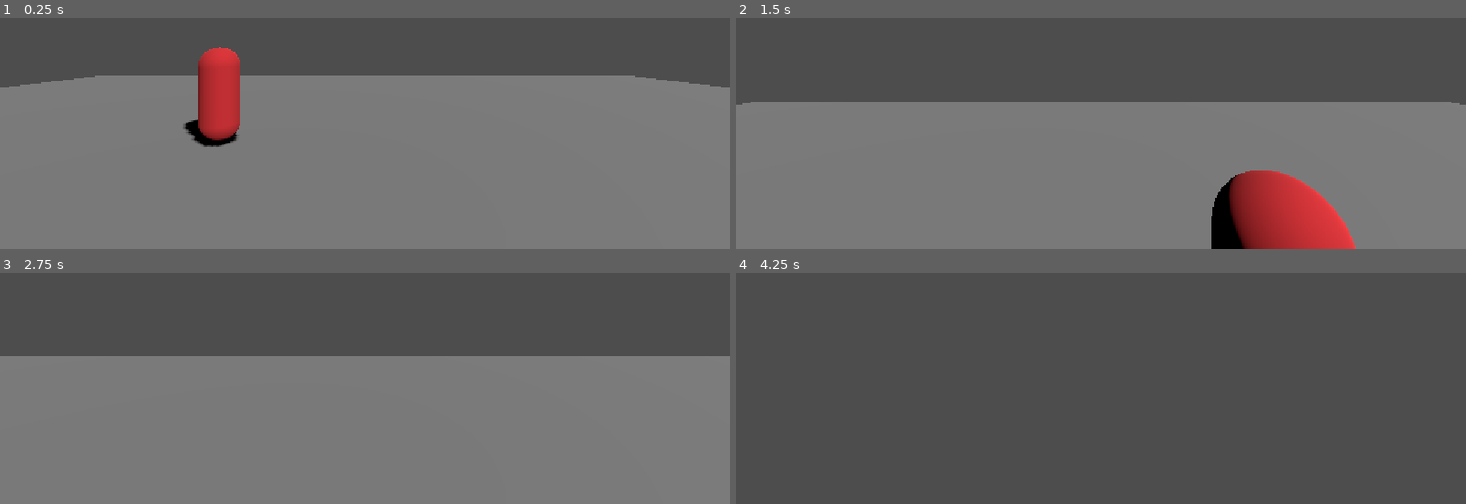
Above: before the commit, frames 1-4 (two rows, left to right).
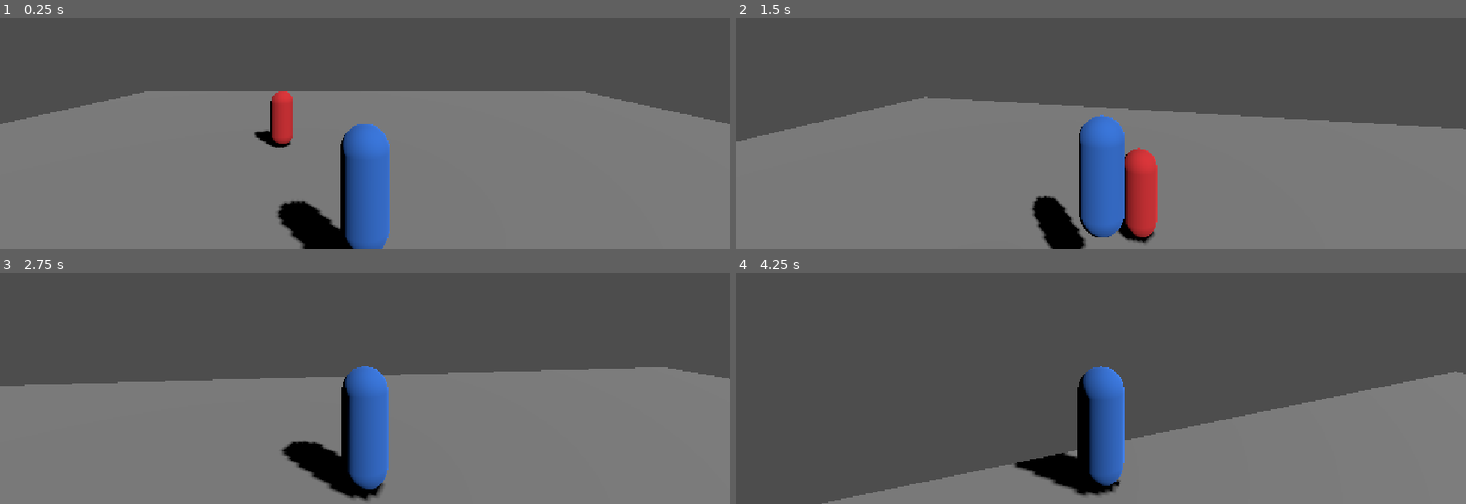
Above: after the commit, the same moments.

Repository: iandifilippo/Parcial-II-Desarrollo-de-videojuegos-2D-y-3D
Game: Godot game, scene res://Nivel.tscn
The game is run twice, just before and just after one commit, with the same random seed, the same clock (stepped at 60 frames per second) and the same inputs.
Inputs (mouse positions are in pixels of both pictures, inside the frame that each line leads up to):
- Up to frame 1 (0.25 s): no input
- Up to frame 2 (1.5 s): tap Enter (ui_accept) at 0.5 s; move the mouse to (1137, 41) at 0.52 s; hold E (accion) 0.53-1.28 s; hold W (move_up) from 0.53 s (still down); tap Space (saltar) at 0.77 s; move the mouse to (1064, 45) at 1.27 s; tap E (accion) at 1.35 s
- Up to frame 3 (2.75 s): keep holding W (move_up); tap Space (saltar) at 1.52 s; move the mouse to (379, 291) at 2.02 s; hold E (accion) from 2.03 s (still down)
- Up to frame 4 (4.25 s): keep holding W (move_up); move the mouse to (1093, 305) at 2.77 s; release E (accion) at 2.78 s; tap E (accion) at 2.85 s; tap Space (saltar) at 3.02, 3.77 s; move the mouse to (1152, 303) at 3.52 s; hold E (accion) from 3.53 s (still down)

The runs differ from the first frame. In frame 1, 16% of the frame differs, in the area x 0-100%, y 12-100%; in frame 2, 17%; in frame 3, 13%; in frame 4, 28%, in the area x 11-100%, y 40-100%.

Commit message:
Punto 4, la camara sirve.

Diff:
--- a/Jugador.tscn
+++ b/Jugador.tscn
@@ -1,7 +1,7 @@
-[gd_scene load_steps=6 format=3]
+[gd_scene format=3 uid="uid://dptindt2vvav0"]
 
-[ext_resource type="Script" path="res://Assets/jugador.gd" id="1_jug"]
-[ext_resource type="Script" path="res://Assets/camara_orbital.gd" id="2_cam"]
+[ext_resource type="Script" uid="uid://0hsuqscf0jsj" path="res://Assets/jugador.gd" id="1_jug"]
+[ext_resource type="Script" uid="uid://jlocdja3c3p4" path="res://Assets/camara_orbital.gd" id="2_cam"]
 
 [sub_resource type="CapsuleMesh" id="CapsuleMesh_jug"]
 radius = 0.35
@@ -14,27 +14,27 @@
 radius = 0.35
 height = 1.75
 
-[node name="Jugador" type="Node3D"]
+[node name="Jugador" type="Node3D" unique_id=876453323]
 
-[node name="Cuerpo" type="CharacterBody3D" parent="." groups=["player"] node_paths=PackedStringArray("camara")]
+[node name="Cuerpo" type="CharacterBody3D" parent="." unique_id=781333769 node_paths=PackedStringArray("camara") groups=["player"]]
 script = ExtResource("1_jug")
-camara = NodePath("Camera3D")
+camara = NodePath("SpringArm3D/Camera3D")
 
-[node name="MeshInstance3D" type="MeshInstance3D" parent="Cuerpo"]
+[node name="MeshInstance3D" type="MeshInstance3D" parent="Cuerpo" unique_id=1357522844]
 transform = Transform3D(1, 0, 0, 0, 1, 0, 0, 0, 1, 0, 0.875, 0)
 mesh = SubResource("CapsuleMesh_jug")
 surface_material_override/0 = SubResource("StandardMaterial3D_jug")
 
-[node name="CollisionShape3D" type="CollisionShape3D" parent="Cuerpo"]
+[node name="CollisionShape3D" type="CollisionShape3D" parent="Cuerpo" unique_id=2090789943]
 transform = Transform3D(1, 0, 0, 0, 1, 0, 0, 0, 1, 0, 0.875, 0)
 shape = SubResource("CapsuleShape3D_jug")
 
-[node name="SpringArm3D" type="SpringArm3D" parent="Cuerpo" node_paths=PackedStringArray("objetivo")]
+[node name="SpringArm3D" type="SpringArm3D" parent="Cuerpo" unique_id=963050754 node_paths=PackedStringArray("objetivo")]
 transform = Transform3D(1, 0, 0, 0, 0.9397, 0.342, 0, -0.342, 0.9397, 0, 1.4, 0)
 spring_length = 4.0
 margin = 0.2
 script = ExtResource("2_cam")
 objetivo = NodePath("..")
 
-[node name="Camera3D" type="Camera3D" parent="Cuerpo"]
-transform = Transform3D(1, 0, 0, 0, 1, 0, 0, 0, 1, 0, 1.4, 0)
+[node name="Camera3D" type="Camera3D" parent="Cuerpo/SpringArm3D" unique_id=2002400189]
+transform = Transform3D(1, 0, 0, 0, 0.9396999, -0.342, 0, 0.342, 0.9396999, 0, 0, 0)
